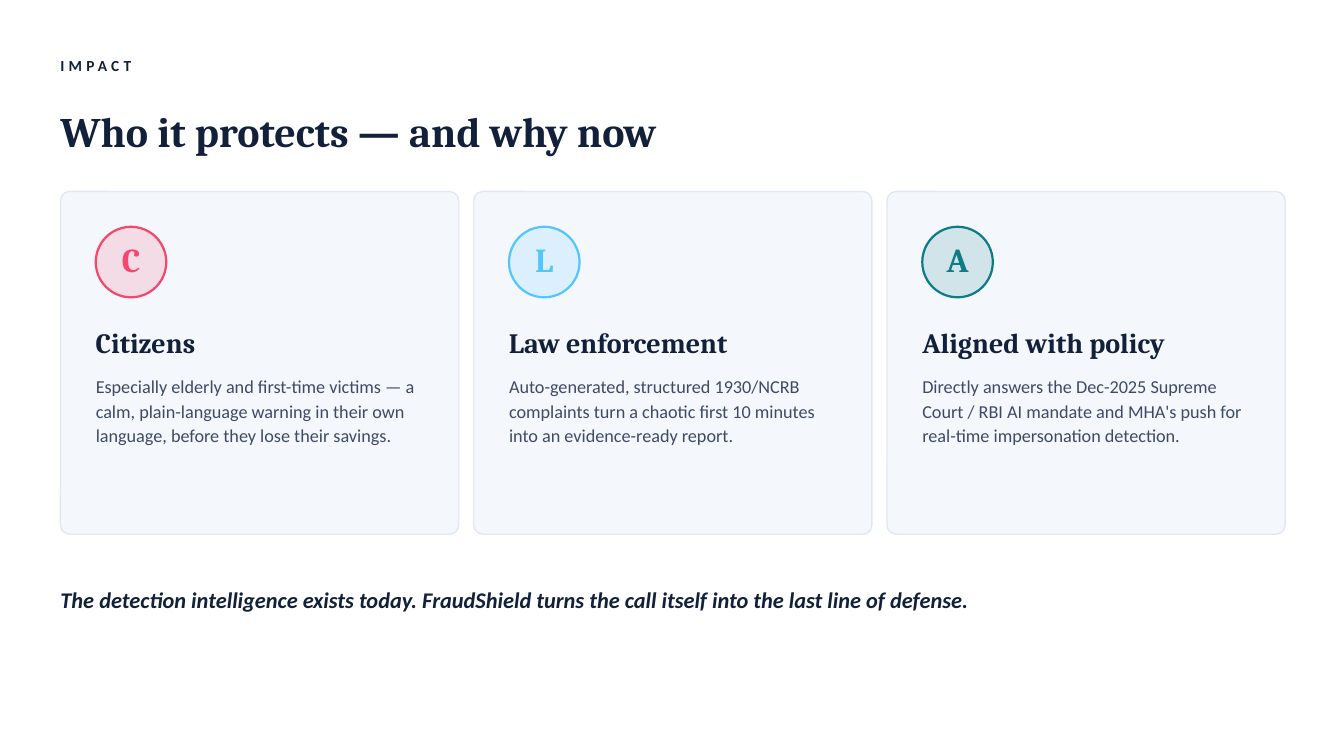
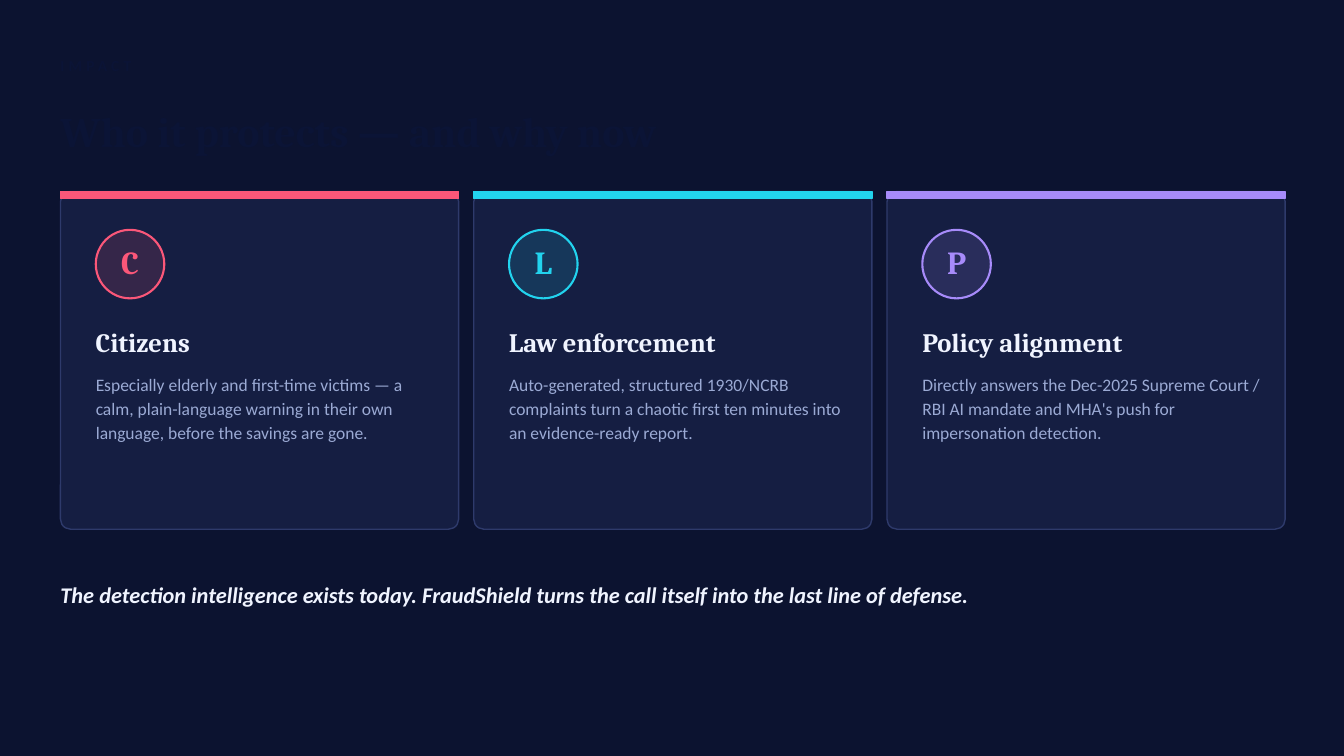
Before and after one commit to chhaya-22/fraudshield, a slide deck: slide 11 of docs/FraudShield_Deck.pptx. Drawn at 1344x756 pixels with LibreOffice and Linux fonts; fonts in the diff are those of the drawing. Boxes give left, top, right and bottom in pixels: in the first picture for what was removed or moved away, otherwise in the second. Text is boxed around its words. In the diff, an @@ line names an element or a change of style, - is before the commit and + after.

```diff
--- a/docs/FraudShield_Deck.pptx
+++ b/docs/FraudShield_Deck.pptx
@@ background #FFFFFF to #0C1330 @@
@@ text "IMPACT" at (x1=60, y1=50, x2=1170, y2=81): text colour #12203A to #0B1436 @@
@@ text removed at (x1=60, y1=117, x2=656, y2=157) @@
-Who it protects — and why now
@@ rounded rectangle resized from (x1=60, y1=192, x2=459, y2=534) to (x1=60, y1=192, x2=459, y2=529) @@
@@ rectangle added at (x1=60, y1=192, x2=459, y2=199), fill #FB5779, outline #FB5779 1 pt @@
@@ rounded rectangle resized from (x1=474, y1=192, x2=872, y2=534) to (x1=474, y1=192, x2=872, y2=529) @@
@@ rectangle added at (x1=474, y1=192, x2=872, y2=199), fill #22D3EE, outline #22D3EE 1 pt @@
@@ fill #F4F7FC to #151E42; outline #E1E8F2 1 pt to #2E3A6B 1 pt; proportions changed in 3 elements at (x1=60, y1=192, x2=459, y2=529), (x1=474, y1=192, x2=872, y2=529), (x1=887, y1=192, x2=1286, y2=529) @@
@@ rounded rectangle resized from (x1=887, y1=192, x2=1286, y2=534) to (x1=887, y1=192, x2=1286, y2=529) @@
@@ rectangle added at (x1=887, y1=192, x2=1286, y2=199), fill #A78BFA, outline #A78BFA 1 pt @@
@@ text "C" at (x1=121, y1=252, x2=139, y2=275): size 24 to 23 pt, text colour #F5476B to #FB5779 @@
@@ ellipse at (x1=96, y1=230, x2=164, y2=298): fill #F5476B at 15% opacity to #FB5779 at 14% opacity; outline #F5476B 1.6 pt to #FB5779 1.5 pt @@
@@ text "L" at (x1=535, y1=252, x2=552, y2=274): size 24 to 23 pt, text colour #54C6FF to #22D3EE @@
@@ ellipse at (x1=509, y1=230, x2=578, y2=298): fill #54C6FF at 15% opacity to #22D3EE at 14% opacity; outline #54C6FF 1.6 pt to #22D3EE 1.5 pt @@
@@ ellipse at (x1=923, y1=230, x2=991, y2=298): fill #0E7C86 at 15% opacity to #A78BFA at 14% opacity; outline #0E7C86 1.6 pt to #A78BFA 1.5 pt @@
@@ text removed at (x1=947, y1=249, x2=969, y2=272) @@
-A
@@ text added at (x1=947, y1=252, x2=966, y2=274), 23 pt, text #A78BFA, bold @@
+P
@@ text "Citizens" at (x1=96, y1=333, x2=190, y2=353): size 20 to 19 pt, text colour #12203A to #F0F4FF @@
@@ text "Law enforcement" at (x1=509, y1=333, x2=716, y2=352): size 20 to 19 pt, text colour #12203A to #F0F4FF @@
@@ text at (x1=922, y1=333, x2=1122, y2=358): text changed; size 20 to 19 pt; text colour #12203A to #F0F4FF @@
-Aligned with policy
+Policy alignment
@@ text at (x1=96, y1=379, x2=402, y2=442): text changed; size 13 to 12.5 pt; text colour #3E4A66 to #9BAAD4 @@
-Especially elderly and first-time victims — a calm, plain-language warning in their own language, before they lose their savings.
+Especially elderly and first-time victims — a calm, plain-language warning in their own language, before the savings are gone.
@@ text at (x1=509, y1=379, x2=841, y2=442): text changed; size 13 to 12.5 pt; text colour #3E4A66 to #9BAAD4 @@
-Auto-generated, structured 1930/NCRB complaints turn a chaotic first 10 minutes into an evidence-ready report.
+Auto-generated, structured 1930/NCRB complaints turn a chaotic first ten minutes into an evidence-ready report.
@@ text at (x1=922, y1=379, x2=1249, y2=442): text changed; size 13 to 12.5 pt; text colour #3E4A66 to #9BAAD4 @@
-Directly answers the Dec-2025 Supreme Court / RBI AI mandate and MHA's push for real-time impersonation detection.
+Directly answers the Dec-2025 Supreme Court / RBI AI mandate and MHA's push for impersonation detection.
@@ text "The detection intelligence exists today. ..." at (x1=60, y1=587, x2=968, y2=607): text colour #12203A to #F0F4FF @@
```
Also in this commit, not shown: 9 other slides changed, 2 slides added, 2 slides removed.
